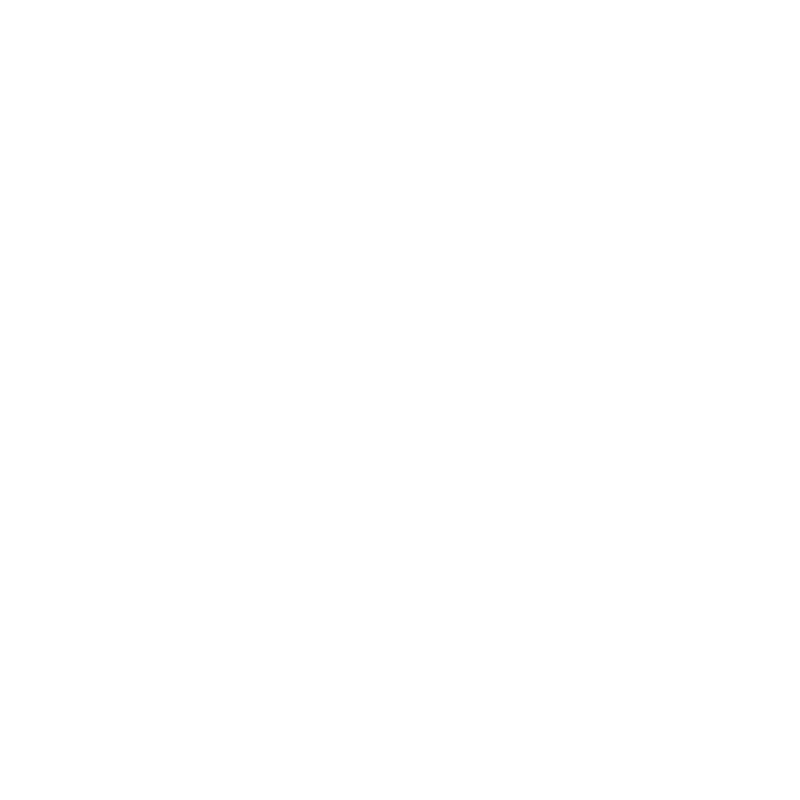
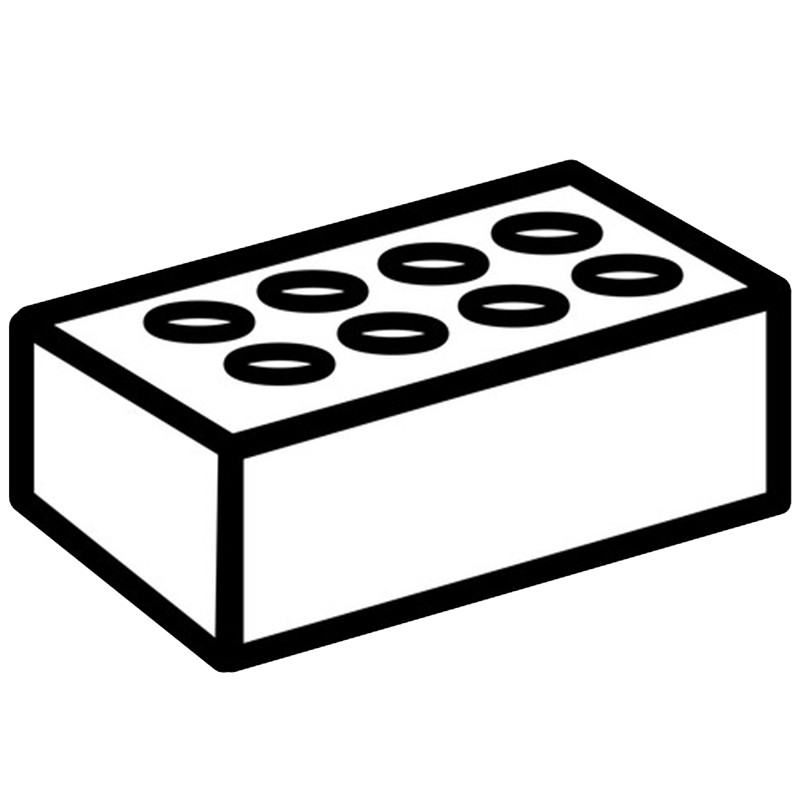
Revision of a layered (800, 800) image; what changed, layer by layer:
added layer "19398364" above "?" over <box>8,159,792,673</box>
hid "?" over <box>260,168,537,665</box>
